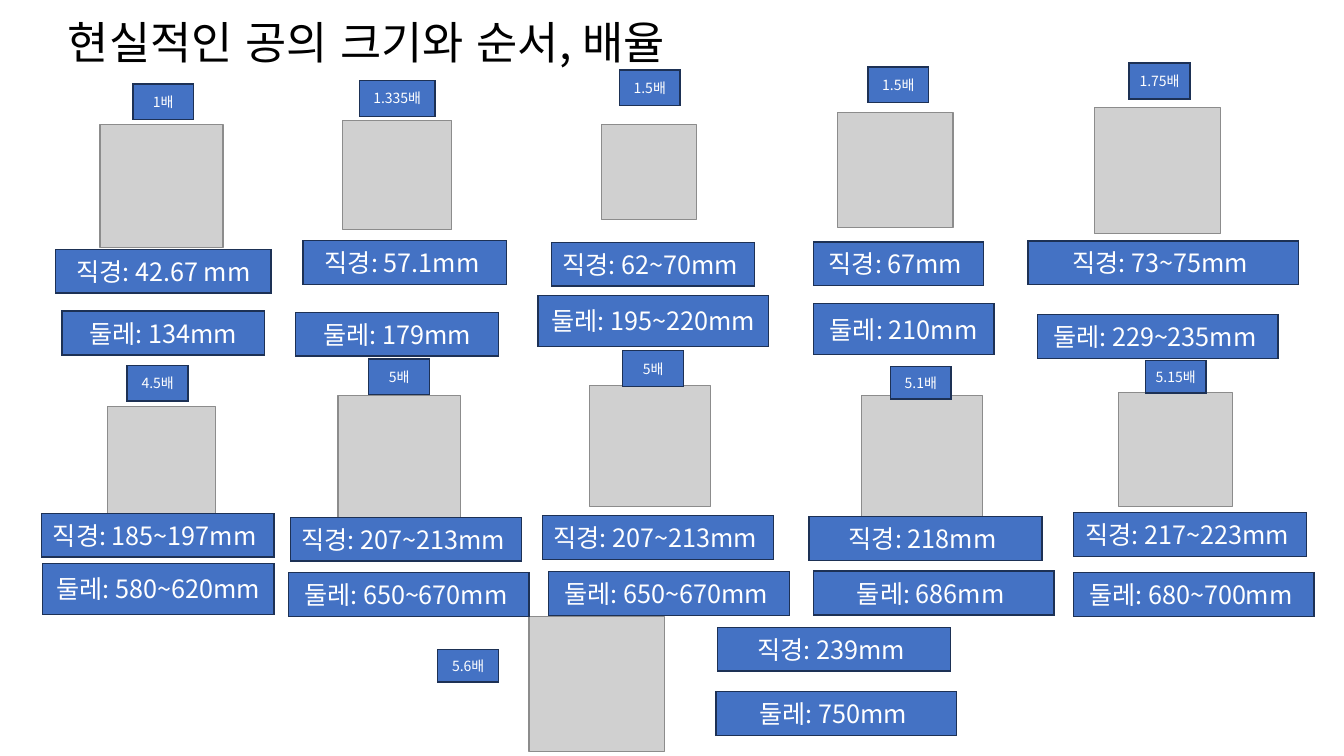
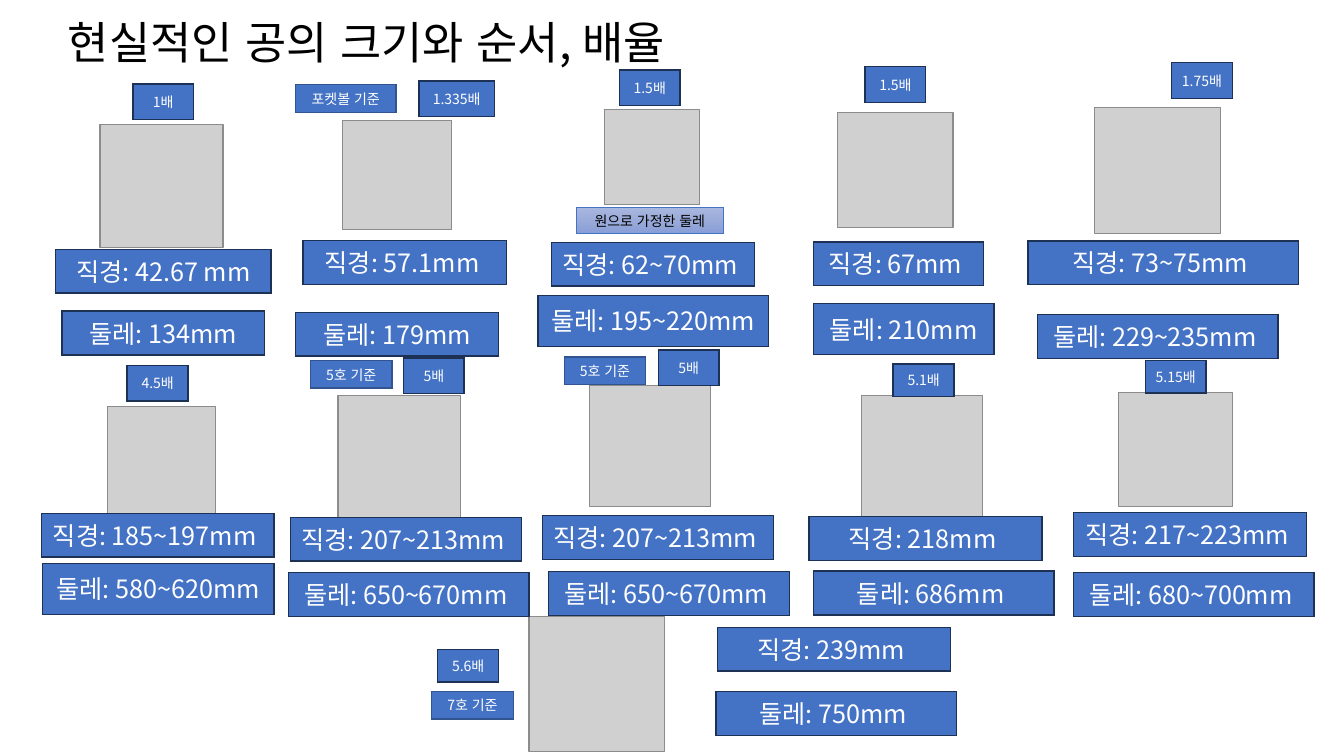
Before and after one commit to AniWhY0909/SSC_WM_Project, a slide deck: slide 5 of Documents/Suika.Watermelon/박정우 기획서.pptx (slide 4 before the commit). Drawn at 1344x756 pixels with LibreOffice and Linux fonts; fonts in the diff are those of the drawing; grey boxes stand for pictures. Boxes give left, top, right and bottom in pixels: in the first picture for what was removed or moved away, otherwise in the second. Text is boxed around its words. In the diff, an @@ line names an element or a change of style, - is before the commit and + after.

```diff
--- a/Documents/Suika.Watermelon/박정우 기획서.pptx
+++ b/Documents/Suika.Watermelon/박정우 기획서.pptx
@@ rectangle added at bbox=[295, 85, 396, 112], fill #4472C4, outline #325491 1 pt, 10 pt, text #FFFFFF @@
+포켓볼 기준
@@ rectangle "1.335배": place and size @@
-rectangle "1.335배" at bbox=[359, 81, 435, 116]
+rectangle "1.335배" at bbox=[419, 82, 495, 117]
@@ rectangle "1.75배": place and size @@
-rectangle "1.75배" at bbox=[1129, 64, 1190, 99]
+rectangle "1.75배" at bbox=[1172, 63, 1232, 98]
@@ picture: place and size @@
-picture at bbox=[601, 125, 696, 220]
+picture at bbox=[605, 110, 700, 205]
@@ rectangle added at bbox=[577, 207, 723, 234], fill gradient #A8B7DF to #9AABD9 to #889ED7, outline #4472C4 0.5 pt, 10 pt, text #000000 @@
+원으로 가정한 둘레
@@ rectangle "5배": place and size @@
-rectangle "5배" at bbox=[369, 359, 430, 394]
+rectangle "5배" at bbox=[403, 358, 464, 393]
@@ rectangle added at bbox=[565, 357, 646, 384], fill #4472C4, outline #325491 1 pt, 10 pt, text #FFFFFF @@
+5호 기준
@@ rectangle "5배": place and size @@
-rectangle "5배" at bbox=[623, 351, 684, 386]
+rectangle "5배" at bbox=[658, 350, 719, 385]
@@ rectangle added at bbox=[311, 361, 392, 388], fill #4472C4, outline #325491 1 pt, 10 pt, text #FFFFFF @@
+5호 기준
@@ rectangle added at bbox=[432, 692, 513, 719], fill #4472C4, outline #325491 1 pt, 10 pt, text #FFFFFF @@
+7호 기준
```
Also in this commit, not shown: 4 other slides changed, 1 slide added.
